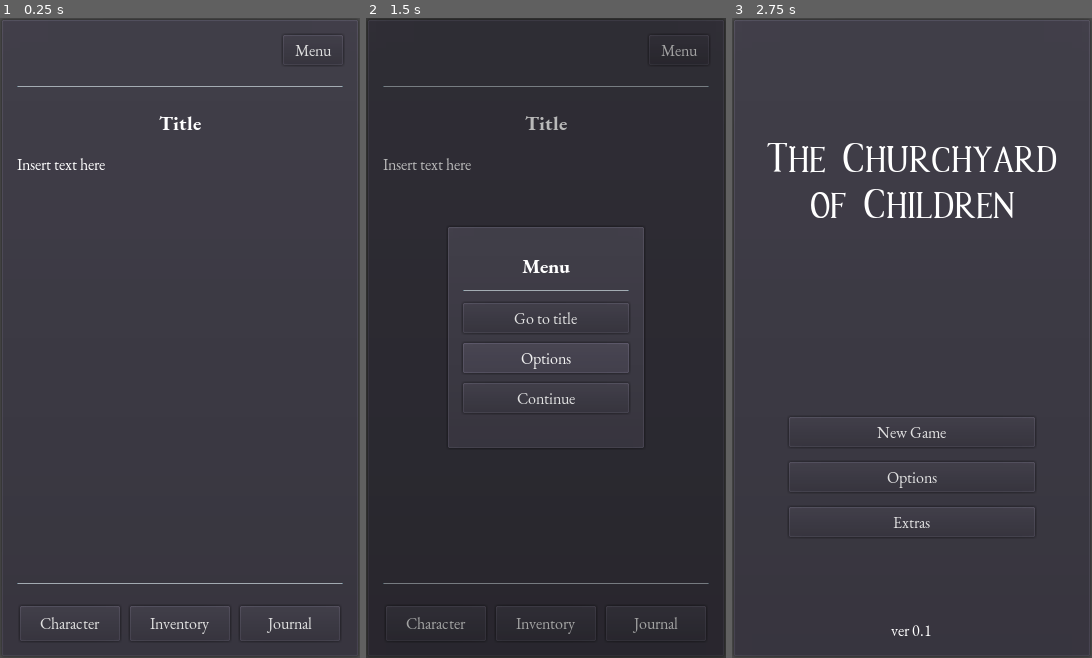
Above: before the commit, frames 1-3 (left to right).
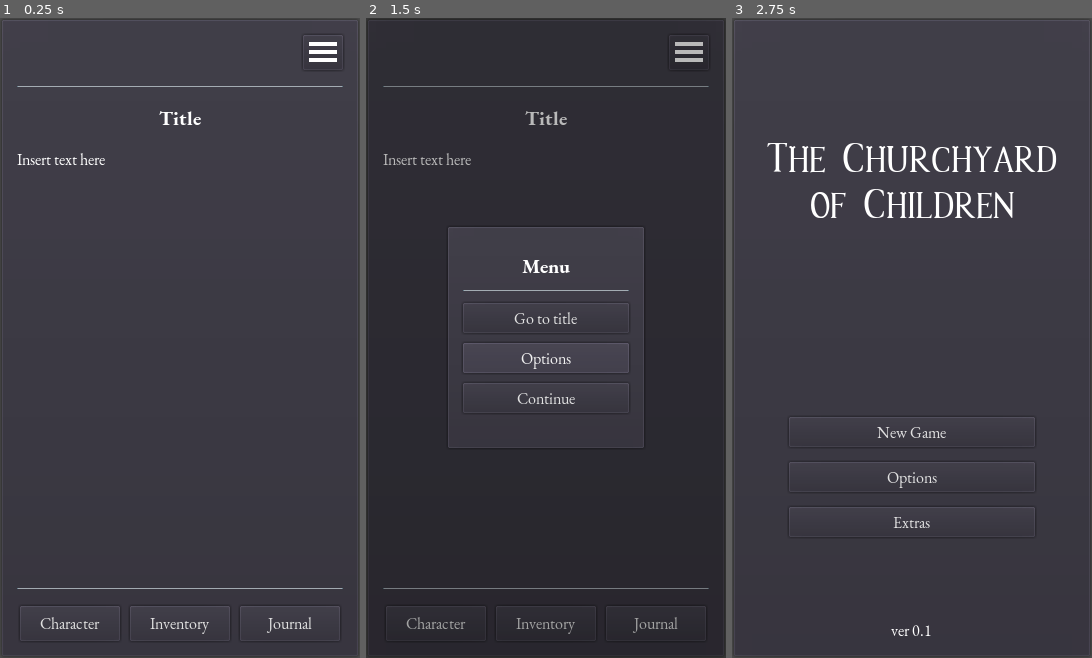
Above: after the commit, the same moments.

Repository: philipuriarte/A-Churchyard-of-Orphans
Game: Godot game, scene res://scenes/game_screen/game_screen.tscn
Two runs of this game, one before a commit and one after it. Both use one fixed random seed, a clock stepped at 60 frames per second and the inputs below. This scene is started directly instead of the project's main scene.
Inputs (mouse positions are in pixels of both pictures, inside the frame that each line leads up to; where the layout moved, square brackets give the same spot in the first picture):
- Up to frame 1 (0.25 s): no input
- Up to frame 2 (1.5 s): click (690, 50) [679, 50] at 0.5 s; click "Options" at 1.25 s
- Up to frame 3 (2.75 s): click "Go to title" at 2 s

The runs differ from the first frame. In frame 1, 0.9% of the frame differs, in the area x 4-96%, y 2-90%; in frame 2, 0.9%; in frame 3, nothing differs.
Error in both runs: Invalid get index 'current_scene' (on base: 'null instance'). (res://logic/game_screen/story_display.gd:24)

Commit message:
Add menu icon

Diff:
--- a/scenes/game_screen/game_screen.tscn
+++ b/scenes/game_screen/game_screen.tscn
@@ -1,9 +1,10 @@
-[gd_scene load_steps=5 format=2]
+[gd_scene load_steps=6 format=2]
 
 [ext_resource path="res://logic/game_screen/game_screen.gd" type="Script" id=1]
 [ext_resource path="res://scenes/game_screen/story_display.tscn" type="PackedScene" id=2]
 [ext_resource path="res://scenes/game_screen/popup_menu.tscn" type="PackedScene" id=3]
 [ext_resource path="res://resources/game_theme.tres" type="Theme" id=4]
+[ext_resource path="res://assets/menu_icon.png" type="Texture" id=5]
 
 [node name="GameScreen" type="PanelContainer"]
 anchor_right = 1.0
@@ -35,29 +36,30 @@
 margin_top = 10.0
 margin_right = 336.0
 margin_bottom = 616.0
-custom_constants/separation = 20
+custom_constants/separation = 15
 
 [node name="TopContainer" type="HBoxContainer" parent="MainMargin/MainCointainer"]
 margin_right = 326.0
-margin_bottom = 30.0
+margin_bottom = 35.0
 rect_min_size = Vector2( 0, 30 )
 custom_constants/separation = 30
 
 [node name="TopText" type="Label" parent="MainMargin/MainCointainer/TopContainer"]
 unique_name_in_owner = true
-margin_top = 4.0
-margin_right = 236.0
-margin_bottom = 26.0
+margin_top = 6.0
+margin_right = 256.0
+margin_bottom = 28.0
 size_flags_horizontal = 3
 
 [node name="MenuButton" type="Button" parent="MainMargin/MainCointainer/TopContainer"]
-margin_left = 266.0
+margin_left = 286.0
 margin_right = 326.0
-margin_bottom = 30.0
-rect_min_size = Vector2( 60, 0 )
+margin_bottom = 35.0
+rect_min_size = Vector2( 40, 35 )
 focus_mode = 0
 enabled_focus_mode = 0
-text = "Menu"
+icon = ExtResource( 5 )
+expand_icon = true
 
 [node name="TopSeparator" type="HSeparator" parent="MainMargin/MainCointainer"]
 margin_top = 50.0
@@ -65,9 +67,9 @@
 margin_bottom = 54.0
 
 [node name="StoryScroll" type="ScrollContainer" parent="MainMargin/MainCointainer"]
-margin_top = 74.0
+margin_top = 69.0
 margin_right = 326.0
-margin_bottom = 527.0
+margin_bottom = 537.0
 size_flags_vertical = 3
 scroll_horizontal_enabled = false
 
@@ -79,12 +81,12 @@
 margin_left = 0.0
 margin_top = 0.0
 margin_right = 326.0
-margin_bottom = 453.0
+margin_bottom = 468.0
 
 [node name="BottomSeparator" type="HSeparator" parent="MainMargin/MainCointainer"]
-margin_top = 547.0
+margin_top = 552.0
 margin_right = 326.0
-margin_bottom = 551.0
+margin_bottom = 556.0
 
 [node name="BottomContainer" type="HBoxContainer" parent="MainMargin/MainCointainer"]
 margin_top = 571.0
Binary file added: assets/menu_icon.png
Not shown, added: assets/menu_icon.png.import
